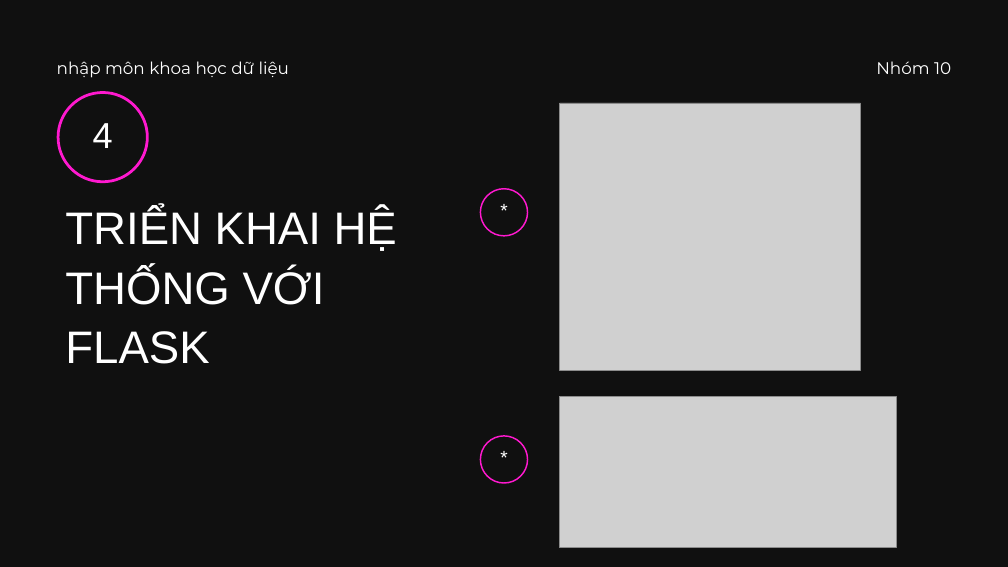
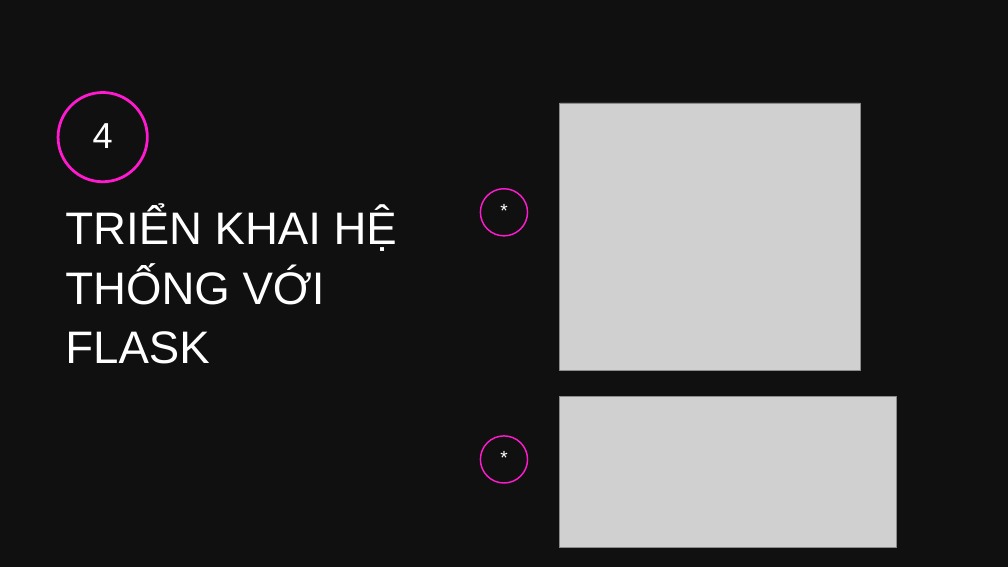
Before and after one commit to LionelMessi-M10/music-recommendation-system, a slide deck: slide 10 of Music-Recommendation-System.pptx. Drawn at 1008x567 pixels with LibreOffice and Linux fonts; fonts in the diff are those of the drawing; grey boxes stand for pictures. Boxes give left, top, right and bottom in pixels: in the first picture for what was removed or moved away, otherwise in the second. Text is boxed around its words. In the diff, an @@ line names an element or a change of style, - is before the commit and + after.

```diff
--- a/Music-Recommendation-System.pptx
+++ b/Music-Recommendation-System.pptx
@@ text removed at <box>57,61,289,78</box> @@
-nhập môn khoa học dữ liệu
@@ text removed at <box>876,61,951,74</box> @@
-Nhóm 10
```
Also in this commit, not shown: 5 other slides changed, 3 other files.
